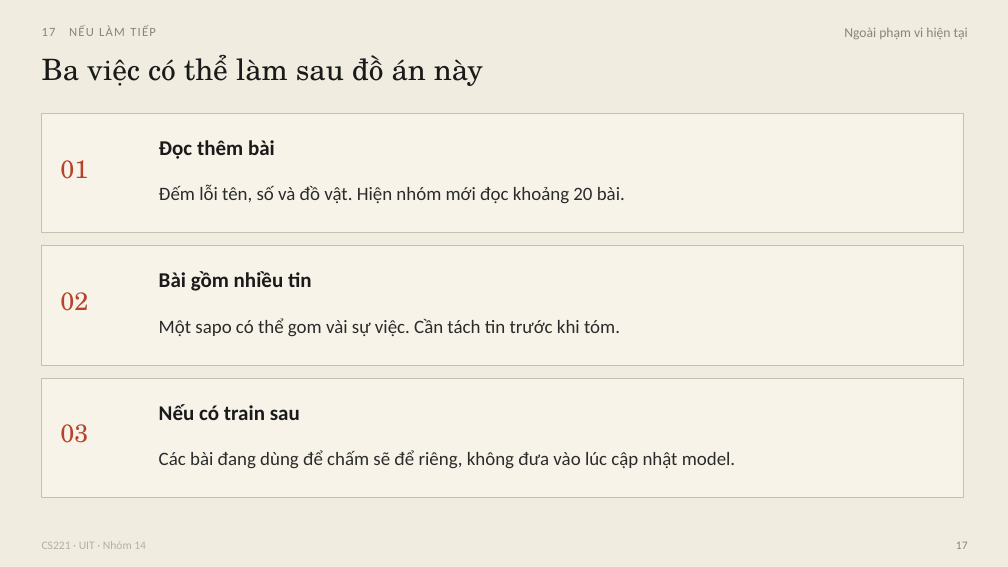
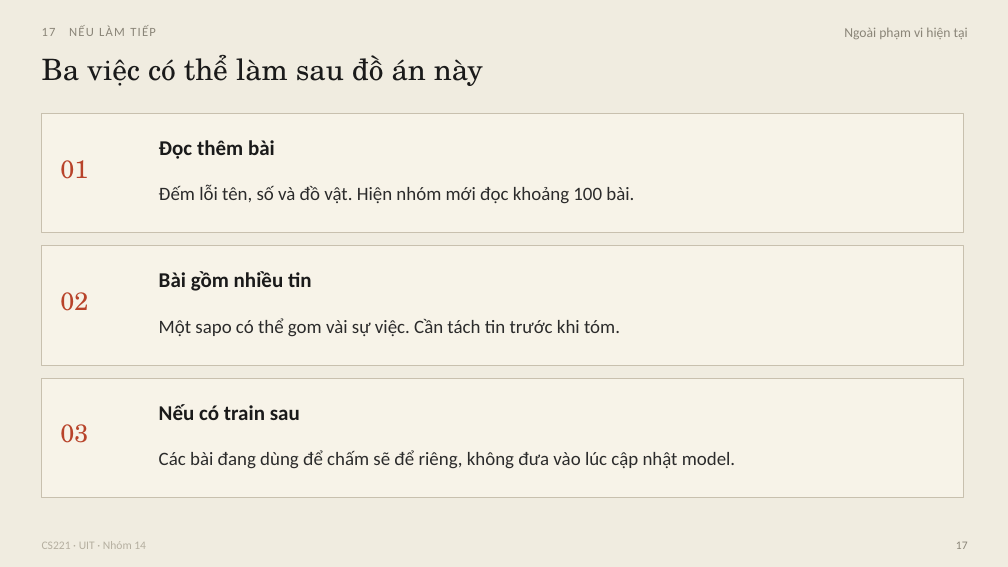
Before and after one commit to hoangdq08/uit-vietnews-summarization, a slide deck: slide 17 of slides/CS221-Vietnews-bao-ve.pptx. Drawn at 1008x567 pixels with LibreOffice and Linux fonts; fonts in the diff are those of the drawing. Boxes give left, top, right and bottom in pixels: in the first picture for what was removed or moved away, otherwise in the second. Text is boxed around its words. In the diff, an @@ line names an element or a change of style, - is before the commit and + after.

```diff
--- a/slides/CS221-Vietnews-bao-ve.pptx
+++ b/slides/CS221-Vietnews-bao-ve.pptx
@@ text at <box>159,185,634,204</box>: text changed @@
-Đếm lỗi tên, số và đồ vật. Hiện nhóm mới đọc khoảng 20 bài.
+Đếm lỗi tên, số và đồ vật. Hiện nhóm mới đọc khoảng 100 bài.
```
Also in this commit, not shown: 1 other slide changed, 1 other file.
